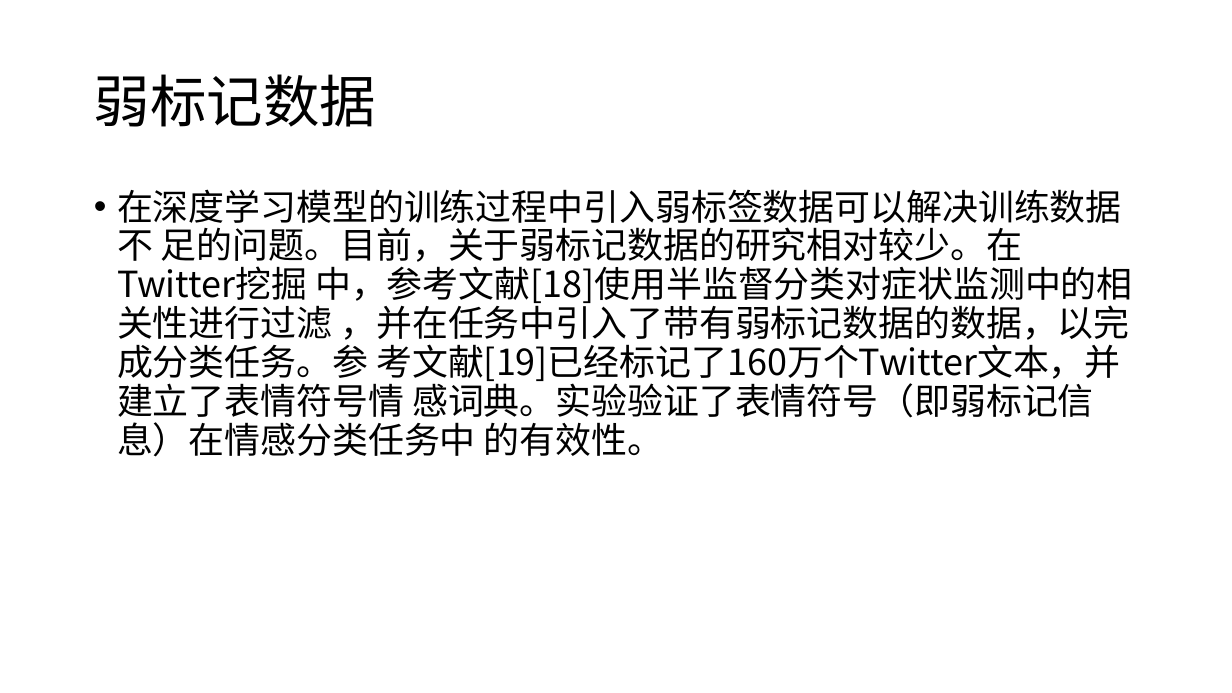
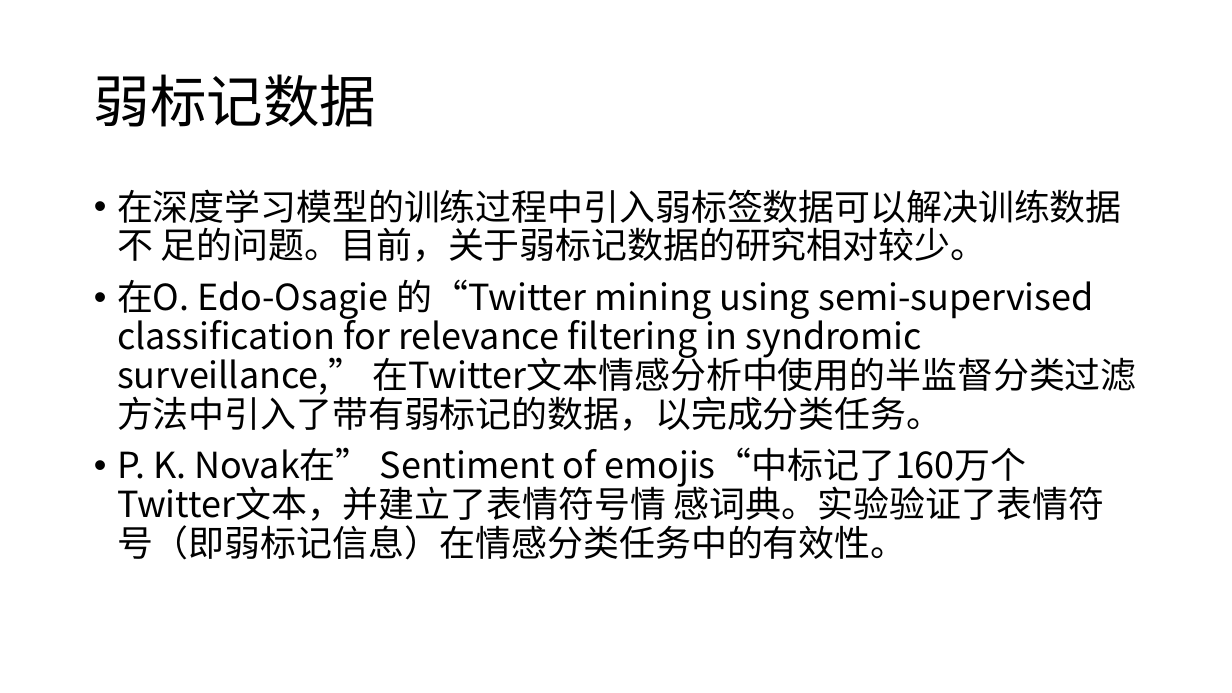
Before and after one commit to XinLin-cs/Dev_Note, a slide deck: slide 5 of COVID-19 Sentiment based on Weak Tagging Information/开题报告.pptx (slide 4 before the commit). Drawn at 1232x693 pixels with LibreOffice and Linux fonts; fonts in the diff are those of the drawing. Boxes give left, top, right and bottom in pixels: in the first picture for what was removed or moved away, otherwise in the second. Text is boxed around its words. In the diff, an @@ line names an element or a change of style, - is before the commit and + after.

```diff
--- a/COVID-19 Sentiment based on Weak Tagging Information/开题报告.pptx
+++ b/COVID-19 Sentiment based on Weak Tagging Information/开题报告.pptx
@@ text at bbox=[117, 189, 1137, 560]: text changed @@
-• 在深度学习模型的训练过程中引入弱标签数据可以解决训练数据不 足的问题。目前，关于弱标记数据的研究相对较少。在Twitter挖掘 中，参考文献[18]使用半监督分类对症状监测中的相关性进行过滤 ，并在任务中引入了带有弱标记数据的数据，以完成分类任务。参 考文献[19]已经标记了160万个Twitter文本，并建立了表情符号情 感词典。实验验证了表情符号（即弱标记信息）在情感分类任务中 的有效性。
+• 在深度学习模型的训练过程中引入弱标签数据可以解决训练数据不 足的问题。目前，关于弱标记数据的研究相对较少。
+• 在O. Edo-Osagie 的“Twitter mining using semi-supervised classification for relevance filtering in syndromic surveillance,” 在Twitter文本情感分析中使用的半监督分类过滤方法中引入了带有弱标记的数据，以完成分类任务。
+• P. K. Novak在” Sentiment of emojis“中标记了160万个Twitter文本，并建立了表情符号情 感词典。实验验证了表情符号（即弱标记信息）在情感分类任务中的有效性。
```
Also in this commit, not shown: 11 other slides changed, 10 slides added, 3 slides removed.
